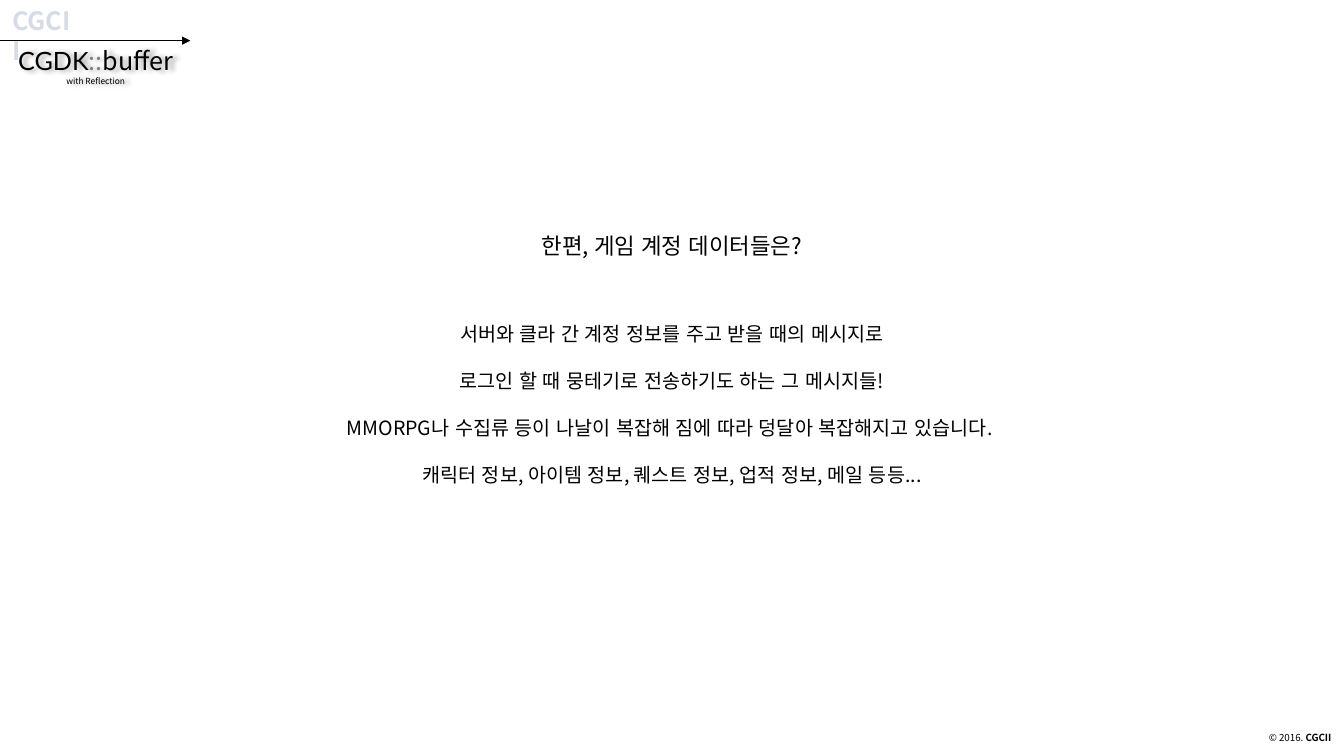
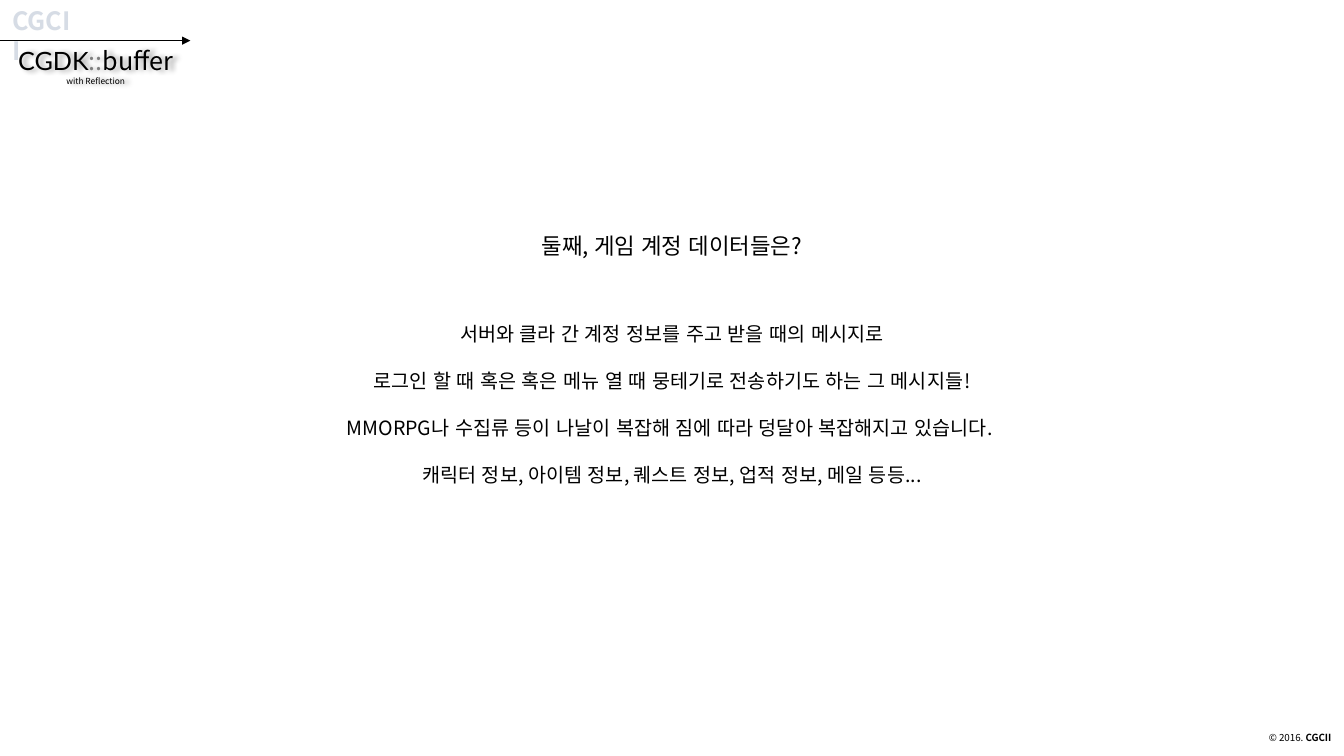
Before and after one commit to CGLabs/CGDK.buffer, a slide deck: slide 14 of C++/document/intruduce_CGDK.buffer.pptx. Drawn at 1344x756 pixels with LibreOffice and Linux fonts; fonts in the diff are those of the drawing. Boxes give left, top, right and bottom in pixels: in the first picture for what was removed or moved away, otherwise in the second. Text is boxed around its words. In the diff, an @@ line names an element or a change of style, - is before the commit and + after.

```diff
--- a/C++/document/intruduce_CGDK.buffer.pptx
+++ b/C++/document/intruduce_CGDK.buffer.pptx
@@ text at (542,235,802,258): text changed @@
-한편, 게임 계정 데이터들은?
+둘째, 게임 계정 데이터들은?
@@ text at (347,371,993,437): text changed @@
-로그인 할 때 뭉테기로 전송하기도 하는 그 메시지들!
-MMORPG나 수집류 등이 나날이 복잡해 짐에 따라 덩달아 복잡해지고 있습니다.
+로그인 할 때 혹은 혹은 메뉴 열 때 뭉테기로 전송하기도 하는 그 메시지들!
+MMORPG나 수집류 등이 나날이 복잡해 짐에 따라 덩달아 복잡해지고 있습니다.
```
Also in this commit, not shown: 24 other slides changed, 2 slides added, 1 other file.
